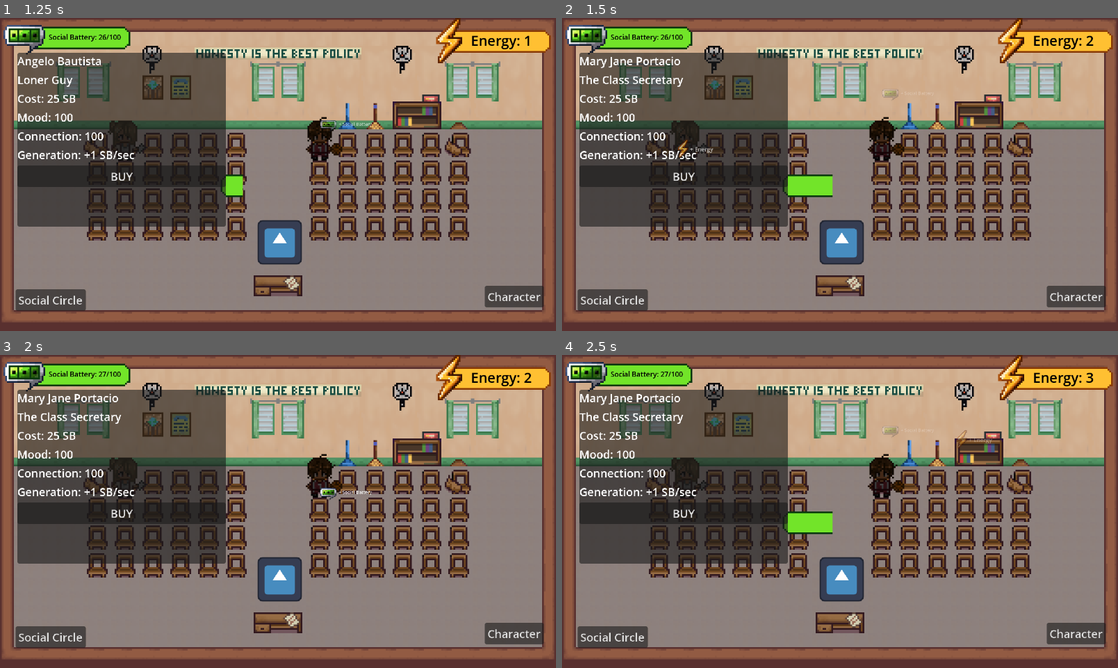
Above: before the commit, frames 1-4 (two rows, left to right).
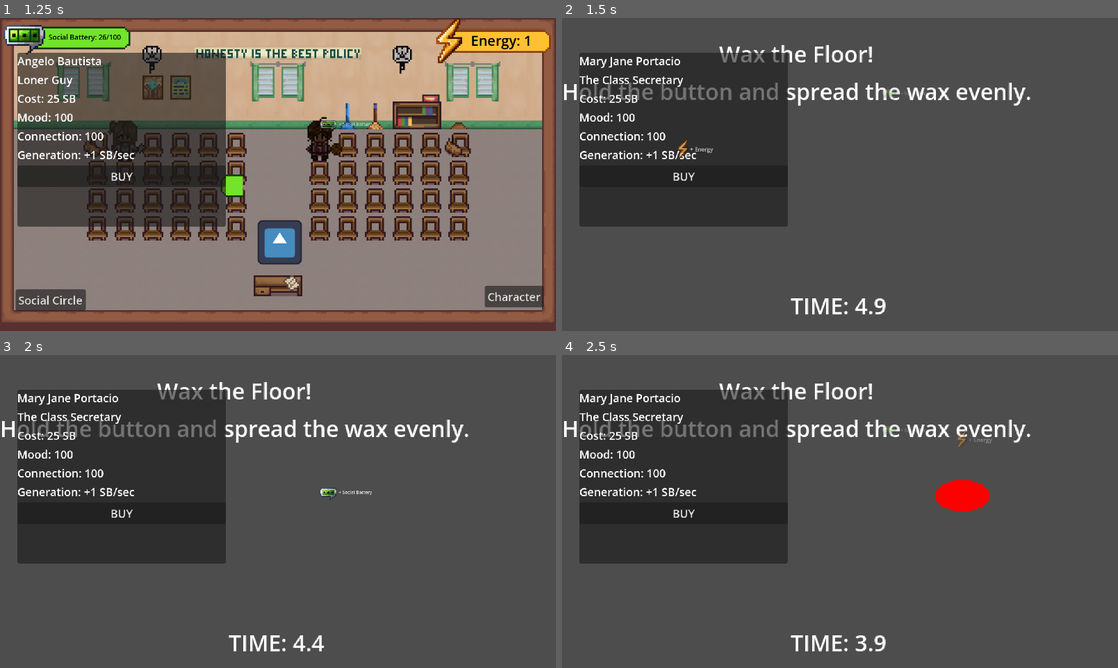
Above: after the commit, the same moments.

Repository: AzeOcram/checkpoint-gamejam
Game: Godot game, scene res://scenes/main/main.tscn
The game is run twice, just before and just after one commit, with the same random seed, the same clock (stepped at 60 frames per second) and the same inputs. The engine's default icon, where the game draws it, is replaced by a stand-in: a white triangle on a blue panel in a dark square.
Inputs (mouse positions are in pixels of both pictures, inside the frame that each line leads up to):
- Up to frame 1 (1.25 s): click (328, 146) at 0.52 s
- Up to frame 2 (1.5 s): click "BUY" at 1.25 s
- Up to frame 3 (2 s): no input
- Up to frame 4 (2.5 s): move the mouse to (962, 495) at 2.02 s; press the mouse at (962, 495) at 2.03 s

Frame 1 is identical in both runs. In frame 2, 90% of the frame differs, in the area x 0-100%, y 0-100%; in frame 3, 90%; in frame 4, 90%.

Commit message:
fix(qte): improves wax qte

Diff:
--- a/project.godot
+++ b/project.godot
@@ -18,7 +18,6 @@
 [autoload]
 
 Player="*uid://dy2fa1g4nauj7"
-MCPRuntime="*uid://vm45gif4yrcf"
 
 [display]
 
--- a/resources/qte/qte_data.gd
+++ b/resources/qte/qte_data.gd
@@ -8,15 +8,6 @@
 }
 
 
-@export_category("Basic Information")
-
 @export var title: String = "QTE"
 @export_multiline var description: String = ""
 @export var duration: float = 5.0
-
-
-@export_category("Visual Resources")
-
-@export var background_texture: Texture2D
-@export var character_texture: Texture2D
-@export var supporting_textures: Array[Texture2D] = []
--- /dev/null
+++ b/resources/qte/qte_list.gd
@@ -0,0 +1,17 @@
+extends Resource
+class_name QTEList
+
+var qte_list = [
+	#{
+		#"scene": preload("res://scenes/qte/slice_qte.tscn"),
+		#"data": preload("res://resources/qte/slice.tres")
+	#},
+	#{
+		#"scene": preload("res://scenes/qte/math_qte.tscn"),
+		#"data": preload("res://resources/qte/math.tres")
+	#},
+	{
+		"scene": preload("res://scenes/qte/wax_qte.tscn"),
+		"data": preload("res://resources/qte/wax.tres")
+	}
+]
--- /dev/null
+++ b/resources/qte/wax.tres
@@ -0,0 +1,9 @@
+[gd_resource type="Resource" script_class="QTEData" format=3 uid="uid://ctso6do75x041"]
+
+[ext_resource type="Script" uid="uid://b6rnq6lwahl7u" path="res://resources/qte/qte_data.gd" id="1_6efqx"]
+
+[resource]
+script = ExtResource("1_6efqx")
+title = "Wax the Floor!"
+description = "Hold the button and spread the wax evenly."
+metadata/_custom_type_script = "uid://b6rnq6lwahl7u"
--- a/scenes/qte/wax_qte.tscn
+++ b/scenes/qte/wax_qte.tscn
@@ -1,15 +1,7 @@
 [gd_scene format=3 uid="uid://cmu7g8drgrp35"]
 
 [ext_resource type="Script" uid="uid://jhykl3pr4xsy" path="res://scripts/qte/wax_qte.gd" id="1_mhtlj"]
-[ext_resource type="Script" uid="uid://b6rnq6lwahl7u" path="res://resources/qte/qte_data.gd" id="2_ceysa"]
 [ext_resource type="Shader" uid="uid://cocrxlkfmb87f" path="res://scripts/qte/paint.gdshader" id="3_r4xb2"]
-
-[sub_resource type="Resource" id="Resource_mhtlj"]
-script = ExtResource("2_ceysa")
-title = "Wax"
-description = "HEHEHEHEH"
-duration = 60.0
-metadata/_custom_type_script = "uid://b6rnq6lwahl7u"
 
 [sub_resource type="ShaderMaterial" id="ShaderMaterial_ceysa"]
 shader = ExtResource("3_r4xb2")
@@ -23,62 +15,58 @@
 layout_mode = 3
 anchors_preset = 0
 script = ExtResource("1_mhtlj")
-qte_data = SubResource("Resource_mhtlj")
 
 [node name="SubViewportContainer" type="SubViewportContainer" parent="." unique_id=298915193]
 layout_mode = 0
-offset_right = 1280.0
-offset_bottom = 720.0
+offset_right = 320.0
+offset_bottom = 180.0
 
 [node name="Paint" type="SubViewport" parent="SubViewportContainer" unique_id=1425721253]
 disable_3d = true
 handle_input_locally = false
-size = Vector2i(1280, 720)
+size = Vector2i(320, 180)
 render_target_clear_mode = 2
 render_target_update_mode = 4
 
 [node name="Canvas" type="ColorRect" parent="SubViewportContainer/Paint" unique_id=71344675]
 material = SubResource("ShaderMaterial_ceysa")
-anchors_preset = 15
-anchor_right = 1.0
-anchor_bottom = 1.0
+anchors_preset = -1
+anchor_right = 0.25
+anchor_bottom = 0.25
 grow_horizontal = 2
 grow_vertical = 2
+color = Color(0, 0, 0, 1)
 
-[node name="Overlay" type="ColorRect" parent="." unique_id=1014611051]
-layout_mode = 1
-anchors_preset = 15
-anchor_right = 1.0
-anchor_bottom = 1.0
-grow_horizontal = 2
-grow_vertical = 2
+[node name="Content" type="VBoxContainer" parent="." unique_id=1388488406]
+layout_mode = 0
+offset_right = 154.0
+offset_bottom = 78.0
+scale = Vector2(0.8, 0.8)
+alignment = 1
 
-[node name="Panel" type="PanelContainer" parent="Overlay" unique_id=1030420319]
+[node name="TitleLabel" type="Label" parent="Content" unique_id=908863942]
+layout_mode = 2
+text = "Wax"
+horizontal_alignment = 1
+vertical_alignment = 1
+
+[node name="DescriptionLabel" type="Label" parent="Content" unique_id=459195849]
+layout_mode = 2
+text = "Wax"
+horizontal_alignment = 1
+
+[node name="TimerLabel" type="Label" parent="." unique_id=663374870]
+layout_mode = 0
+offset_left = 98.0
+offset_top = 156.0
+offset_right = 252.0
+offset_bottom = 179.0
+scale = Vector2(0.8, 0.8)
+text = "hekjfhkfjhskfjsfdhjk"
+horizontal_alignment = 1
+vertical_alignment = 1
+
+[node name="FeedbackLabel" type="Label" parent="." unique_id=135366475]
 layout_mode = 0
 offset_right = 40.0
-offset_bottom = 40.0
-
-[node name="Content" type="VBoxContainer" parent="Overlay/Panel" unique_id=988706708]
-layout_mode = 2
-alignment = 1
-
-[node name="Background" type="TextureRect" parent="Overlay/Panel/Content" unique_id=514092166]
-layout_mode = 2
-
-[node name="DescriptionLabel" type="Label" parent="Overlay/Panel/Content" unique_id=459195849]
-layout_mode = 2
-
-[node name="TitleLabel" type="Label" parent="Overlay/Panel/Content" unique_id=908863942]
-layout_mode = 2
-
-[node name="TimerLabel" type="Label" parent="Overlay/Panel/Content" unique_id=663374870]
-layout_mode = 2
-text = "hekjfhkfjhskfjsfdhjk"
-
-[node name="SuccessButton" type="Button" parent="Overlay/Panel/Content" unique_id=1969802923]
-layout_mode = 2
-text = "Success"
-
-[node name="FailureButton" type="Button" parent="Overlay/Panel/Content" unique_id=1932211268]
-layout_mode = 2
-text = "Failure"
+offset_bottom = 23.0
--- a/scripts/qte/base_qte.gd
+++ b/scripts/qte/base_qte.gd
@@ -5,7 +5,7 @@
 signal finished(result: QTEData.Result)
 
 
-@export var qte_data: QTEData
+var qte_data: QTEData
 
 
 var time_remaining: float = 0.0
@@ -33,7 +33,7 @@
 
 	if time_remaining <= 0.0:
 		time_remaining = 0.0
-		_finish(QTEData.Result.FAILURE)
+		_on_timeout()
 		return
 
 	_update_qte(delta)
@@ -41,6 +41,10 @@
 
 func _update_qte(_delta: float) -> void:
 	pass
+
+
+func _on_timeout() -> void:
+	_finish(QTEData.Result.FAILURE)
 
 
 func _finish(result: QTEData.Result) -> void:
--- a/scripts/qte/event_qte_system.gd
+++ b/scripts/qte/event_qte_system.gd
@@ -13,17 +13,7 @@
 
 
 # Available QTEs
-# Available QTEs
-var qte_list = [
-	{
-		"scene": preload("res://scenes/qte/slice_qte.tscn"),
-		"data": preload("res://resources/qte/slice.tres")
-	},
-	{
-		"scene": preload("res://scenes/qte/math_qte.tscn"),
-		"data": preload("res://resources/qte/math.tres")
-	}
-]
+var qte_list = QTEList.new().qte_list
 
 
 # Utils
@@ -39,7 +29,7 @@
 	var progress = Player.progress_score
 
 	if progress < 0.2:
-		return randf_range(25.0, 27.0)
+		return randf_range(1.0, 3.0) #ONLY FOR TESTING
 	elif progress < 0.4:
 		return randf_range(20.0, 24.0)
 	elif progress < 0.6:
--- a/scripts/qte/wax_qte.gd
+++ b/scripts/qte/wax_qte.gd
@@ -1,21 +1,27 @@
 extends BaseQTE
 
 
-@onready var title_label: Label = $Overlay/Panel/Content/TitleLabel
-@onready var timer_label: Label = $Overlay/Panel/Content/TimerLabel
-
-# @onready var canvas: ColorRect = $Overlay/Panel/SubViewportContainer/Paint/Canvas
-# @onready var paint: SubViewport = $Overlay/Panel/SubViewportContainer/Paint
+@onready var title_label: Label = $Content/TitleLabel
+@onready var description_label: Label = $Content/DescriptionLabel
+@onready var timer_label: Label = $TimerLabel
+@onready var feedback_label: Label = $FeedbackLabel
 
 @onready var canvas: ColorRect = $SubViewportContainer/Paint/Canvas
 @onready var paint: SubViewport = $SubViewportContainer/Paint
 
-@export var brush_radius: float = 0.01
+
+@export var brush_radius: float = 0.05
 @export var brush_color: Color = Color.RED
+
+@export_range(0.0, 1.0) var required_coverage: float = 0.8
+
 
 var shader: ShaderMaterial
 var is_painting: bool = false
 var prev_uv: Vector2 = Vector2.ZERO
+
+var painted_percentage: float = 0.0
+var initial_image: Image
 
 
 func _ready() -> void:
@@ -24,27 +30,67 @@
 
 func start(data: QTEData) -> void:
 	qte_data = data
+	canvas.size = paint.size
+
+	# Get QTE settings from QTEData.
 	time_remaining = qte_data.duration
 	is_finished = false
 
+	# Reset QTE state.
+	is_painting = false
+	prev_uv = Vector2.ZERO
+	painted_percentage = 0.0
+
+	# Display QTEData information.
 	title_label.text = qte_data.title
-
+	description_label.text = qte_data.description
 	_update_timer()
 
-	canvas.size = paint.size
+	# Hide feedback while playing.
+	feedback_label.visible = false
+
 
 	shader = canvas.material as ShaderMaterial
 	shader.set_shader_parameter("radius", brush_radius)
 	shader.set_shader_parameter("color", brush_color)
 	shader.set_shader_parameter("canvas", paint.get_texture())
 
+	# Wait for the viewport to render its initial state.
+	await get_tree().process_frame
+
+	initial_image = paint.get_texture().get_image()
 
 	set_process(true)
 
+
+func _process(delta: float) -> void:
+	if is_finished:
+		return
+
+	time_remaining -= delta
+
+	if time_remaining <= 0.0:
+		time_remaining = 0.0
+		_update_timer()
+
+		# Check coverage only once when time runs out.
+		painted_percentage = get_painted_percentage()
+
+		print("Final painted coverage: ", painted_percentage * 100.0, "%")
+		print("Required coverage: ", required_coverage * 100.0, "%")
+
+		if painted_percentage >= required_coverage:
+			_show_result(QTEData.Result.SUCCESS)
+		else:
+			_show_result(QTEData.Result.FAILURE)
+
+		return
+
+	_update_timer()
+	_update_qte(delta)
+
+
 func _update_qte(_delta: float) -> void:
-	_update_timer()
-
-	# PLS LANG PLS LANG OWORKOKRWKWOOWKROKWRK
 	var painting_now = Input.is_action_pressed("tap")
 
 	var local_pos = canvas.get_local_mouse_position()
@@ -63,3 +109,55 @@
 
 func _update_timer() -> void:
 	timer_label.text = "TIME: %.1f" % time_remaining
+
+
+func _show_result(result: QTEData.Result) -> void:
+	is_finished = true
+	is_painting = false
+	set_process(false)
+
+	if result == QTEData.Result.SUCCESS:
+		feedback_label.text = "SUCCESS!"
+	else:
+		feedback_label.text = "FAILURE!"
+
+	feedback_label.visible = true
+
+	# Keep the result visible for 2 seconds.
+	await get_tree().create_timer(2.0).timeout
+
+	finished.emit(result)
+	queue_free()
+
+
+func get_painted_percentage() -> float:
+	if initial_image == null:
+		return 0.0
+
+	var current_image = paint.get_texture().get_image()
+
+	if current_image == null:
+		return 0.0
+
+	var width = current_image.get_width()
+	var height = current_image.get_height()
+
+	if width == 0 or height == 0:
+		return 0.0
+
+	var changed_pixels: int = 0
+	var total_pixels: int = width * height
+
+	for y in range(height):
+		for x in range(width):
+			var initial_color = initial_image.get_pixel(x, y)
+			var current_color = current_image.get_pixel(x, y)
+
+			if (
+				abs(initial_color.r - current_color.r) > 0.05
+				or abs(initial_color.g - current_color.g) > 0.05
+				or abs(initial_color.b - current_color.b) > 0.05
+			):
+				changed_pixels += 1
+
+	return float(changed_pixels) / float(total_pixels)
Binary file added: assets/art/characters/CLASSMATES/Artist Girl/IMG_2994.PNG
Not shown, added: assets/art/characters/CLASSMATES/Artist Girl/IMG_2994.PNG.import
Binary file added: assets/art/characters/CLASSMATES/Artist Girl/IMG_2995.PNG
Not shown, added: assets/art/characters/CLASSMATES/Artist Girl/IMG_2995.PNG.import
Binary file added: assets/art/characters/CLASSMATES/Artist Guy/1.PNG
Not shown, added: assets/art/characters/CLASSMATES/Artist Guy/1.PNG.import
Binary file added: assets/art/characters/CLASSMATES/Artist Guy/2.PNG
Not shown, added: assets/art/characters/CLASSMATES/Artist Guy/2.PNG.import
Binary file added: assets/art/characters/CLASSMATES/Auditor/IMG_2986.PNG
Not shown, added: assets/art/characters/CLASSMATES/Auditor/IMG_2986.PNG.import
Binary file added: assets/art/characters/CLASSMATES/Auditor/IMG_2987.PNG
Not shown, added: assets/art/characters/CLASSMATES/Auditor/IMG_2987.PNG.import
(and 197 more such lines)
